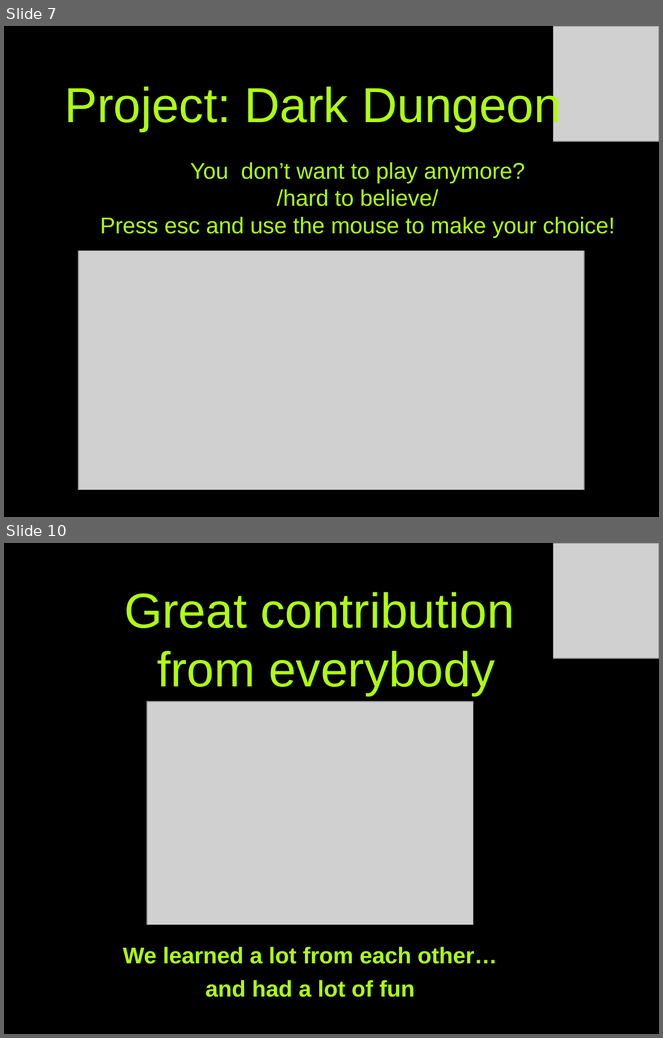
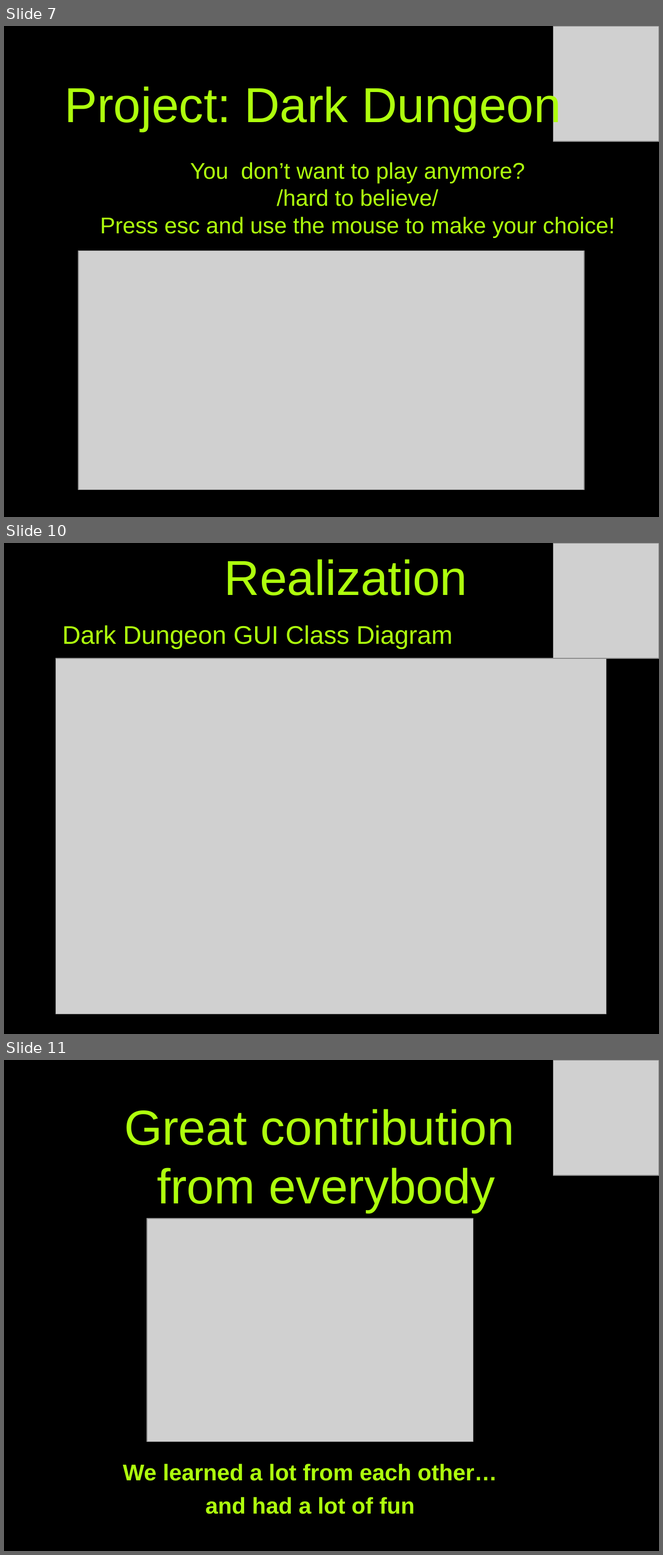
Before and after one commit to RazorDude/OOPTeamwork, a slide deck: DarkDungeon.WF/Presentation/TeamJohn Steinbeck.pptx. Shown one above the other, each under a label of ours: slides 7 and 10 before the commit, slides 7, 10 and 11 after it; the slides between them are not shown. The pictures are 663x1038 and 663x1555 pixels, drawn with LibreOffice and Linux fonts; fonts in the diff are those of the drawing; grey boxes stand for pictures; background and template pictures are left out. Boxes give left, top, right and bottom in pixels: in the first picture for what was removed or moved away, otherwise in the second. Text is boxed around its words. In the diff, an @@ line names an element or a change of style, - is before the commit and + after.

```diff
--- a/DarkDungeon.WF/Presentation/TeamJohn Steinbeck.pptx
+++ b/DarkDungeon.WF/Presentation/TeamJohn Steinbeck.pptx
@@ slide 10 added at bbox=[4, 543, 659, 1034], background picture (left out) @@
@@ picture added at bbox=[554, 543, 659, 658] @@
@@ text added at bbox=[224, 559, 467, 596], 54 pt, text #AEFF0D @@
+Realization
@@ text added at bbox=[62, 625, 453, 649], 28 pt, text #AEFF0D @@
+Dark Dungeon GUI Class Diagram
@@ picture added at bbox=[56, 658, 606, 1014] @@
@@ what was slide 10 is now slide 11 @@
```
Also in this commit, not shown: 2 slides changed, 2 other files.
